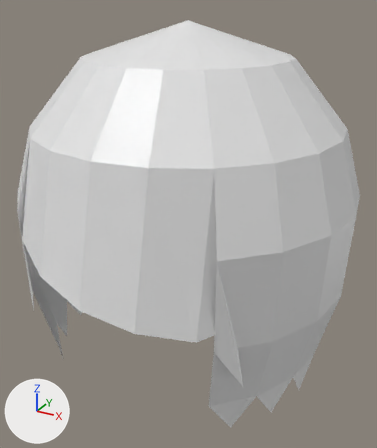
A saved change to the glTF model assets/avatars/hair_bob_partr.glb.
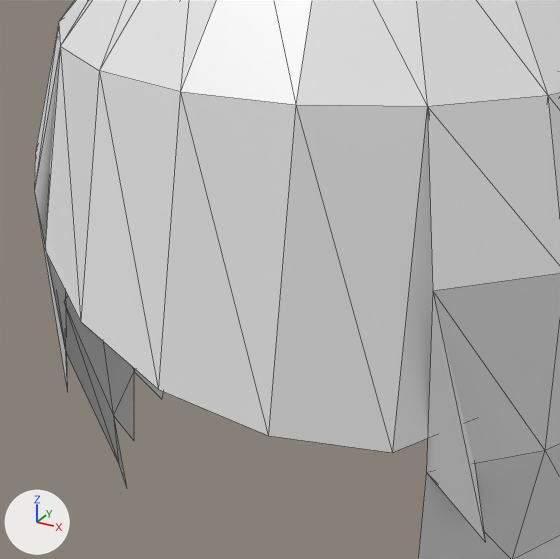
Each version is shown whole from a 50 mm camera at (0.436, -0.792, 1.198) aimed at (0.012, -0.02, 0.812), then close up on the part from 0% to 74% of the width and 26% to 88% of the height. The axes (+X, +Y, +Z) are drawn at lower left. The lights are the same throughout. The first two pictures are the older version. The close-ups show mesh edges as thin lines. Where no turn or scale is listed for an object, it has been applied to the vertices. Vertices at exactly the same position are counted once.

Names of what the first close-up shows: 'hair'.
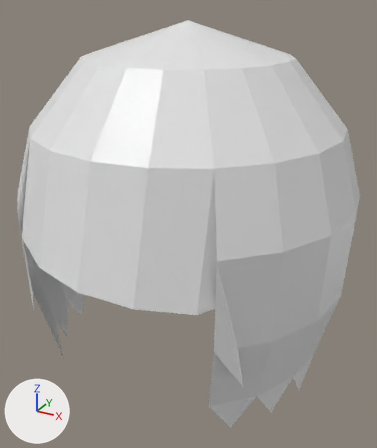
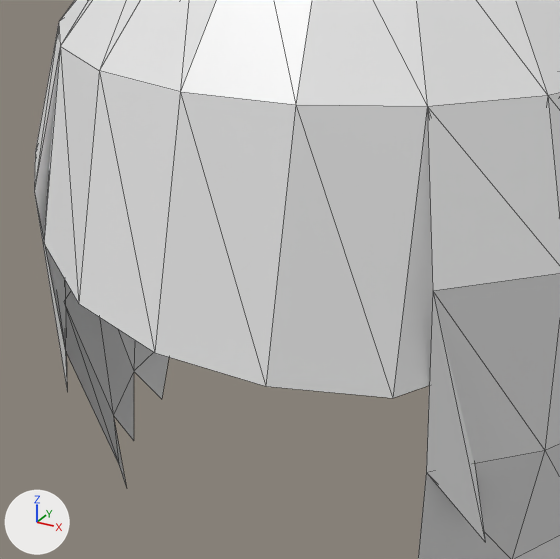
Location of each change, (x1, y1, x2, y2) in pixels of the close-ups (560 x 559 px; the box of a moved part takes in the faces that stretch with it):
part 1 of me_hair, moved or reshaped: before (45, 46, 433, 453); after (44, 46, 433, 398)

Patch to the scene script:
```diff
--- a/assets/avatars/hair_bob_partr.glb.py
+++ b/assets/avatars/hair_bob_partr.glb.py
@@ me_hair @@
 me_hair.from_pydata(...)  # 117 vertices, 188 faces; spans x -0.302..0.302, y -0.317..0.302, z 0.54..1.16
 # used by ob_hair; location = (0.0, 0.0, 0.0)
-me_hair.vertices[108].co = (-0.216, -0.195, 0.845)
-me_hair.vertices[109].co = (-0.157, -0.26, 0.84)  # pixel (44, 249)
-me_hair.vertices[110].co = (-0.083, -0.302, 0.815)  # pixel (80, 321)
-me_hair.vertices[111].co = (0.0, -0.317, 0.79)  # pixel (158, 389)
-me_hair.vertices[112].co = (0.083, -0.302, 0.77)  # pixel (268, 435)
-me_hair.vertices[113].co = (0.157, -0.26, 0.755)  # pixel (392, 452)
-me_hair.vertices[114].co = (0.216, -0.195, 0.775)
+# me_hair part 1
+me_hair.vertices[108].co = (-0.216, -0.195, 0.85)
+me_hair.vertices[109].co = (-0.157, -0.26, 0.845)  # pixel (43, 243)
+me_hair.vertices[110].co = (-0.083, -0.302, 0.83)  # pixel (78, 303)
+me_hair.vertices[111].co = (0.0, -0.317, 0.82)  # pixel (154, 352)
+me_hair.vertices[112].co = (0.083, -0.302, 0.81)  # pixel (265, 386)
+me_hair.vertices[113].co = (0.157, -0.26, 0.8)  # pixel (392, 398)
+me_hair.vertices[114].co = (0.216, -0.195, 0.815)
 me_hair.materials.append(mat_mathair)
```
